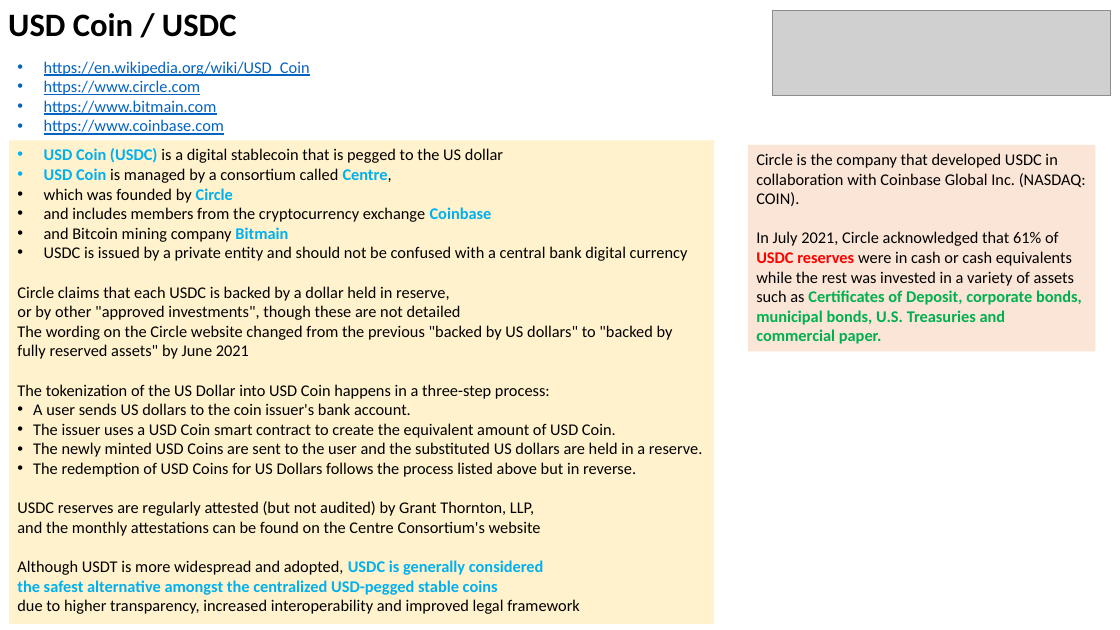
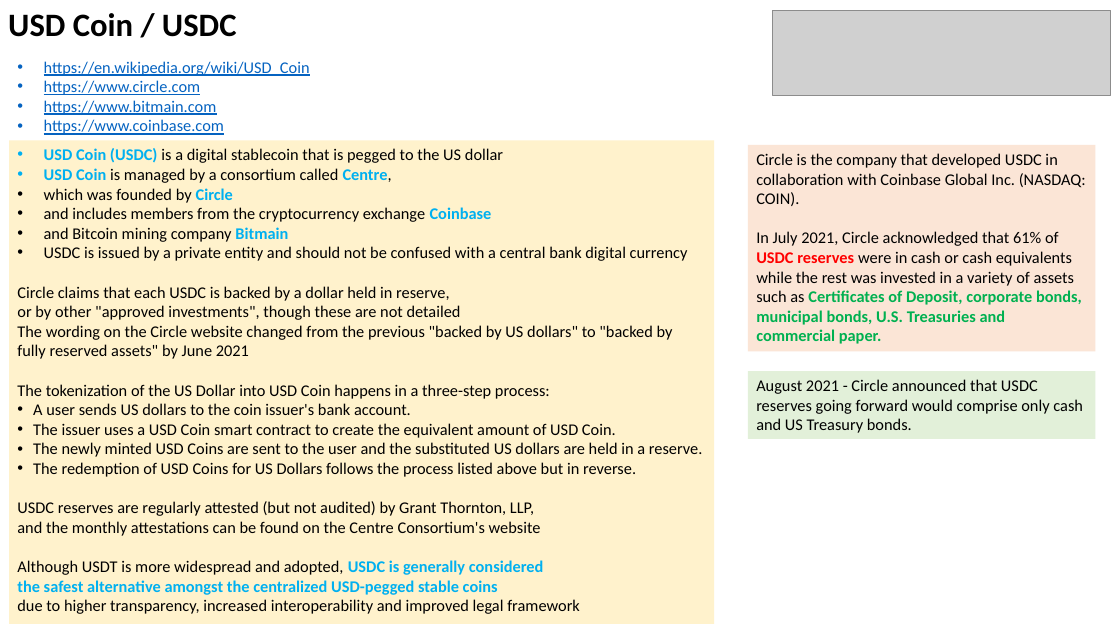
Before and after one commit to lselector/crypto, a slide deck: slide 12 of crypto_04_stable_coins.pptx (slide 11 before the commit). Drawn at 1120x630 pixels with LibreOffice and Linux fonts; fonts in the diff are those of the drawing; grey boxes stand for pictures. Boxes give left, top, right and bottom in pixels: in the first picture for what was removed or moved away, otherwise in the second. Text is boxed around its words. In the diff, an @@ line names an element or a change of style, - is before the commit and + after.

```diff
--- a/crypto_04_stable_coins.pptx
+++ b/crypto_04_stable_coins.pptx
@@ rectangle added at bbox=[749, 371, 1096, 439], fill #E2F0D9, 14 pt, text #000000 @@
+August 2021 - Circle announced that USDC reserves going forward would comprise only cash and US Treasury bonds.
```
Also in this commit, not shown: 4 other slides changed, 5 slides added, 1 slide removed.
